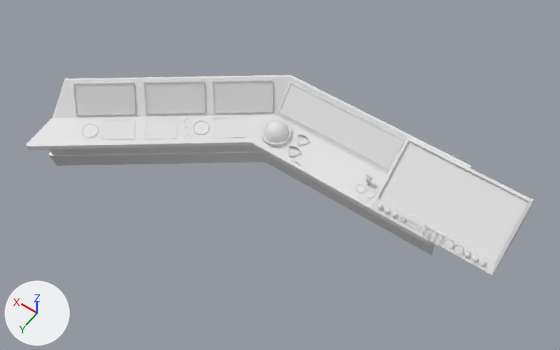
Before and after pictures for a commit that changed the FBX model Assets/_MAIN/Asset/SM_StaticMesh/SM_Puzzle_2/SM_OrdinateurPrincipal.fbx.
Both versions are drawn from a 50 mm camera at (-0.93, 2.91, 5.26) aimed at (1.24, -0.13, 0.48). Lighting does not change. The marker at lower left points along +X, +Y and +Z. Where no turn or scale is listed for an object, it has been applied to the vertices. Vertices at the same position are counted once.

Names of what the first picture shows: 'SM_Ordi_Principal1'.
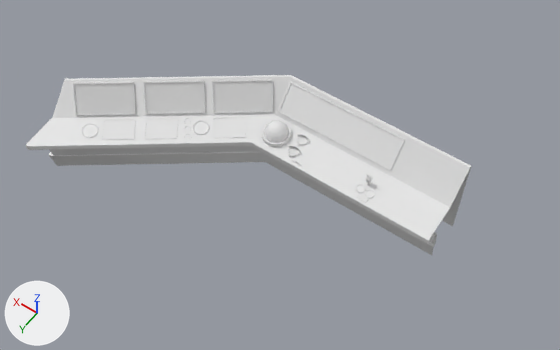
The change, as a diff of the scene's bpy script:
```diff
--- a/Assets/_MAIN/Asset/SM_StaticMesh/SM_Puzzle_2/SM_OrdinateurPrincipal.fbx.py
+++ b/Assets/_MAIN/Asset/SM_StaticMesh/SM_Puzzle_2/SM_OrdinateurPrincipal.fbx.py
@@ me_mesh @@
 # used by ob_sm_ordi_principal1; location = (0.0, 0.0, 0.002)
-me_mesh.from_pydata(...)  # 5882 vertices, 5347 faces; spans x -0.51..3.11, y -0.82..0.82, z 0.0..0.84
+me_mesh.from_pydata(...)  # 2578 vertices, 2370 faces; spans x 0.0..3.11, y -0.82..0.82, z 0.0..0.79
+# me_mesh part 1: 34 loose pieces with 3287 vertices, spanning x -0.44..0.45, y -0.33..-0.25, z 0.49..0.55, are deleted
+# me_mesh part 2: 108 vertices moved within x 0.57..2.17, y -0.45..0.03, z 0.49..0.64; 140 vertices removed from x -0.51..2.18, y -0.79..0.03, z 0.16..0.84; 123 vertices added at x 0.0..2.18, y -0.52..0.03, z 0.17..0.64
 me_mesh.materials.append(mat_m_props_ordi_principal)
-me_mesh.materials.append(mat_m_ordi_principal)  # white #e7e7e7
@@ ob_sm_ordi_principal1 @@
 ob_sm_ordi_principal1 = bpy.data.objects.new('SM_Ordi_Principal1', me_mesh)
-ob_sm_ordi_principal1.location = (0.0, 0.0, 0.002)
+ob_sm_ordi_principal1.location = (0.0, 0.0, 0.0)
```

Pixel boxes [x1, y1, x2, y2] of what changed, in the pictures (560 x 350 px; the box of a moved part takes in the faces that stretch with it):
'SM_Ordi_Principal1', reshaped, moved (12% narrower, 10% shorter)
    before: [25, 75, 534, 275]
    after: [25, 75, 471, 255]
part 1 of me_mesh, deleted
    before: [378, 204, 486, 266]
part 2 of me_mesh, moved or reshaped
    before: [63, 121, 534, 275]
    after: [53, 114, 450, 247]
